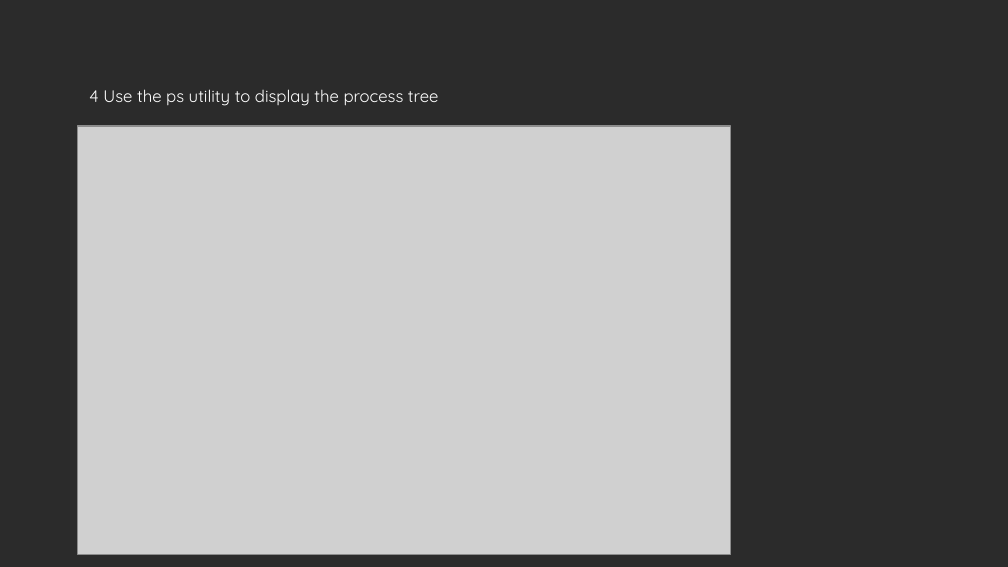
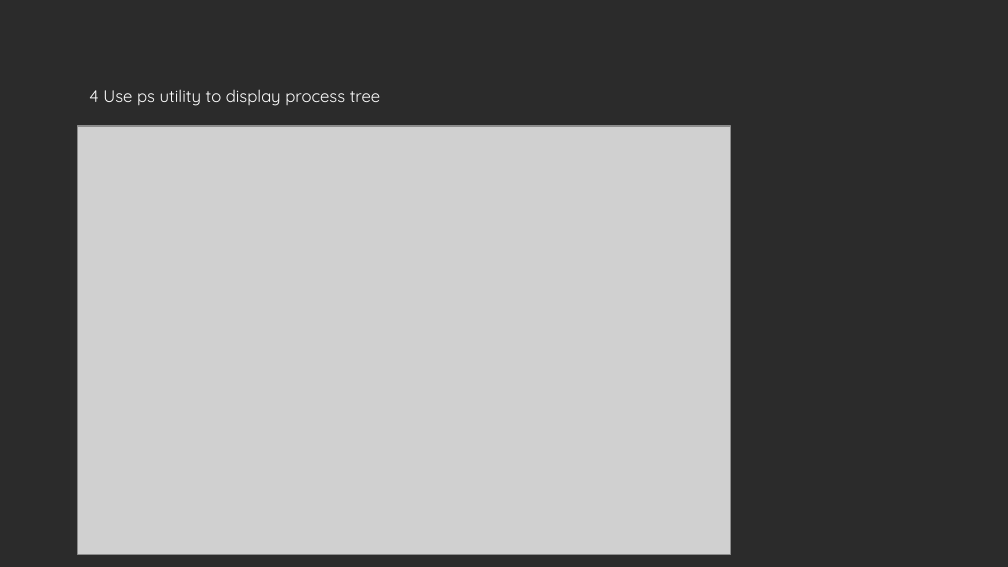
Before and after one commit to cpjs0000/Lab_DevOps_School_1_HomeWorks, a slide deck: slide 3 of 1_linux/hw_linux_2_basic_monitoring_memory_LA.odp. Drawn at 1008x567 pixels with LibreOffice and Linux fonts; fonts in the diff are those of the drawing; grey boxes stand for pictures; background and template pictures are left out; a plain dark background stands for a picture behind light text. Boxes give left, top, right and bottom in pixels: in the first picture for what was removed or moved away, otherwise in the second. Text is boxed around its words. In the diff, an @@ line names an element or a change of style, - is before the commit and + after.

```diff
--- a/1_linux/hw_linux_2_basic_monitoring_memory_LA.odp
+++ b/1_linux/hw_linux_2_basic_monitoring_memory_LA.odp
@@ text at (x1=89, y1=89, x2=380, y2=106): text changed @@
-4 Use the ps utility to display the process tree
+4 Use ps utility to display process tree
```
Also in this commit, not shown: 1 other slide changed, 2 other files.
